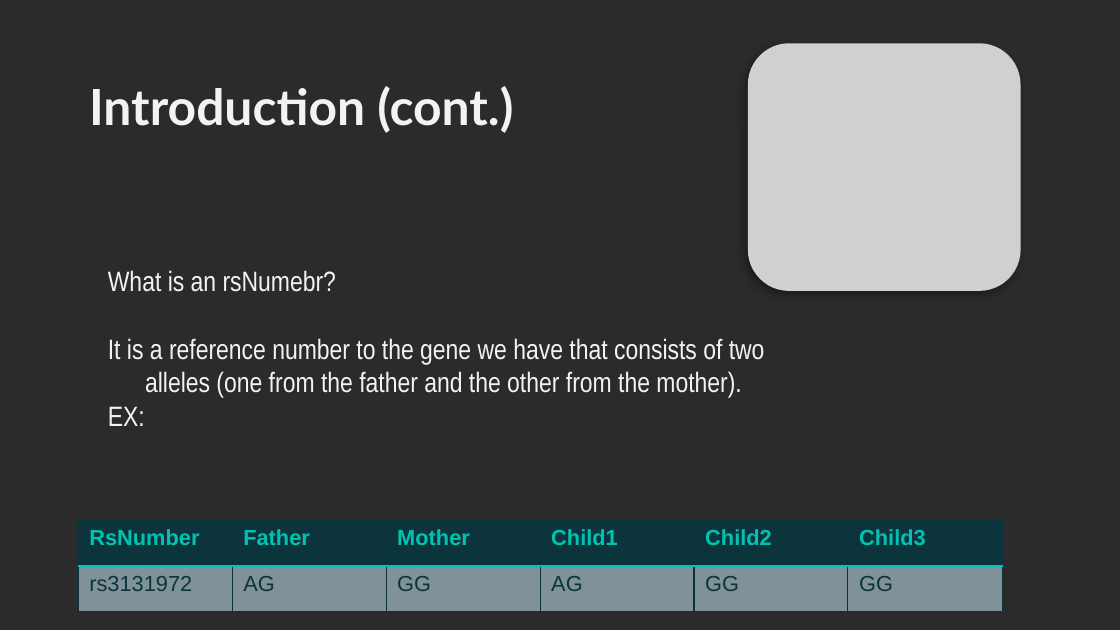
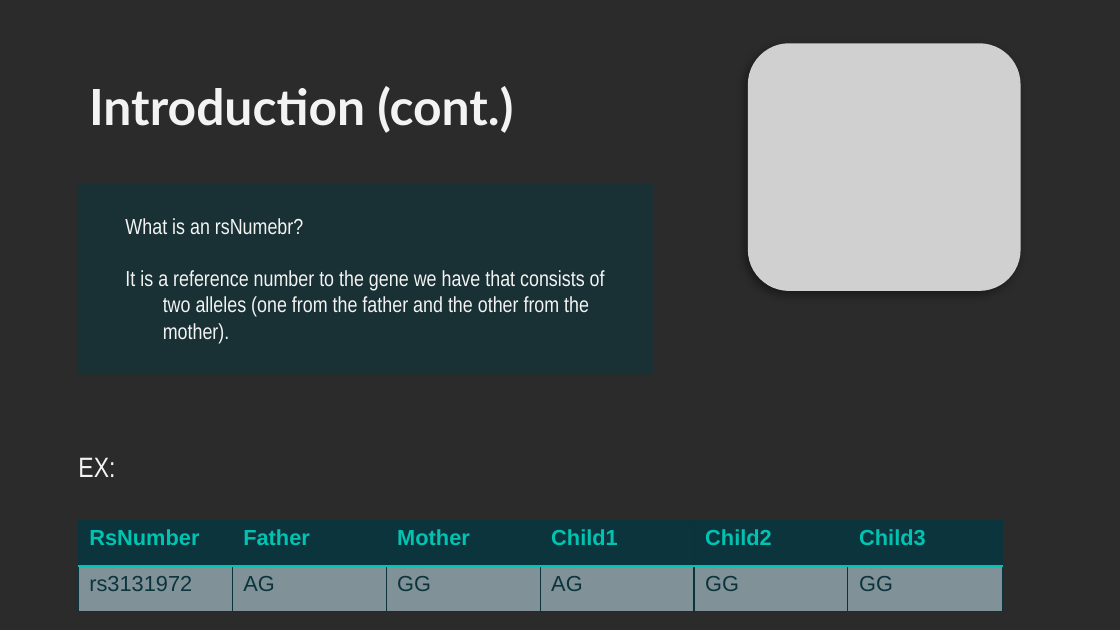
Before and after one commit to YoussifAssem/Genatac, a slide deck: slide 5 of E-Genetics/presentations/new presentation.pptx. Drawn at 1120x630 pixels with LibreOffice and Linux fonts; fonts in the diff are those of the drawing; grey boxes stand for pictures; background and template pictures are left out; a plain dark background stands for a picture behind light text. Boxes give left, top, right and bottom in pixels: in the first picture for what was removed or moved away, otherwise in the second. Text is boxed around its words. In the diff, an @@ line names an element or a change of style, - is before the commit and + after.

```diff
--- a/E-Genetics/presentations/new presentation.pptx
+++ b/E-Genetics/presentations/new presentation.pptx
@@ rectangle "What is an rsNumebr?": place and size @@
-rectangle "What is an rsNumebr?" at [108, 270, 765, 426]
+rectangle "What is an rsNumebr?" at [78, 184, 654, 374]
@@ rectangle "What is an rsNumebr?" at [78, 184, 654, 374]: size 18 to 14 pt; vertical alignment middle to top; fill none to #0C343D at 57% opacity @@
@@ text in rectangle at [108, 406, 145, 426]: paragraph removed @@
-EX:
@@ text added at [78, 457, 115, 477], 18 pt, text #F3F3F3 @@
+EX:
```
Also in this commit, not shown: 5 other slides changed.
